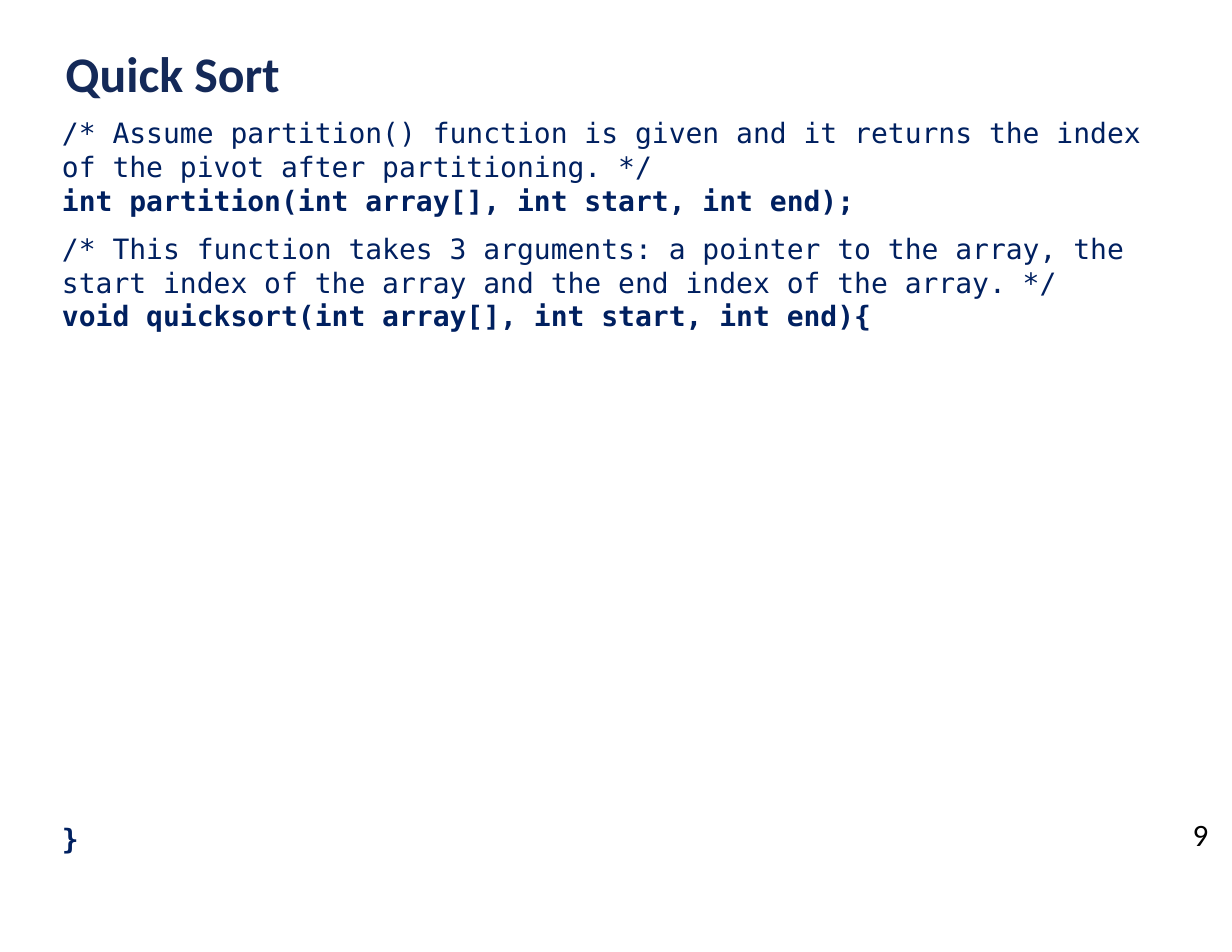
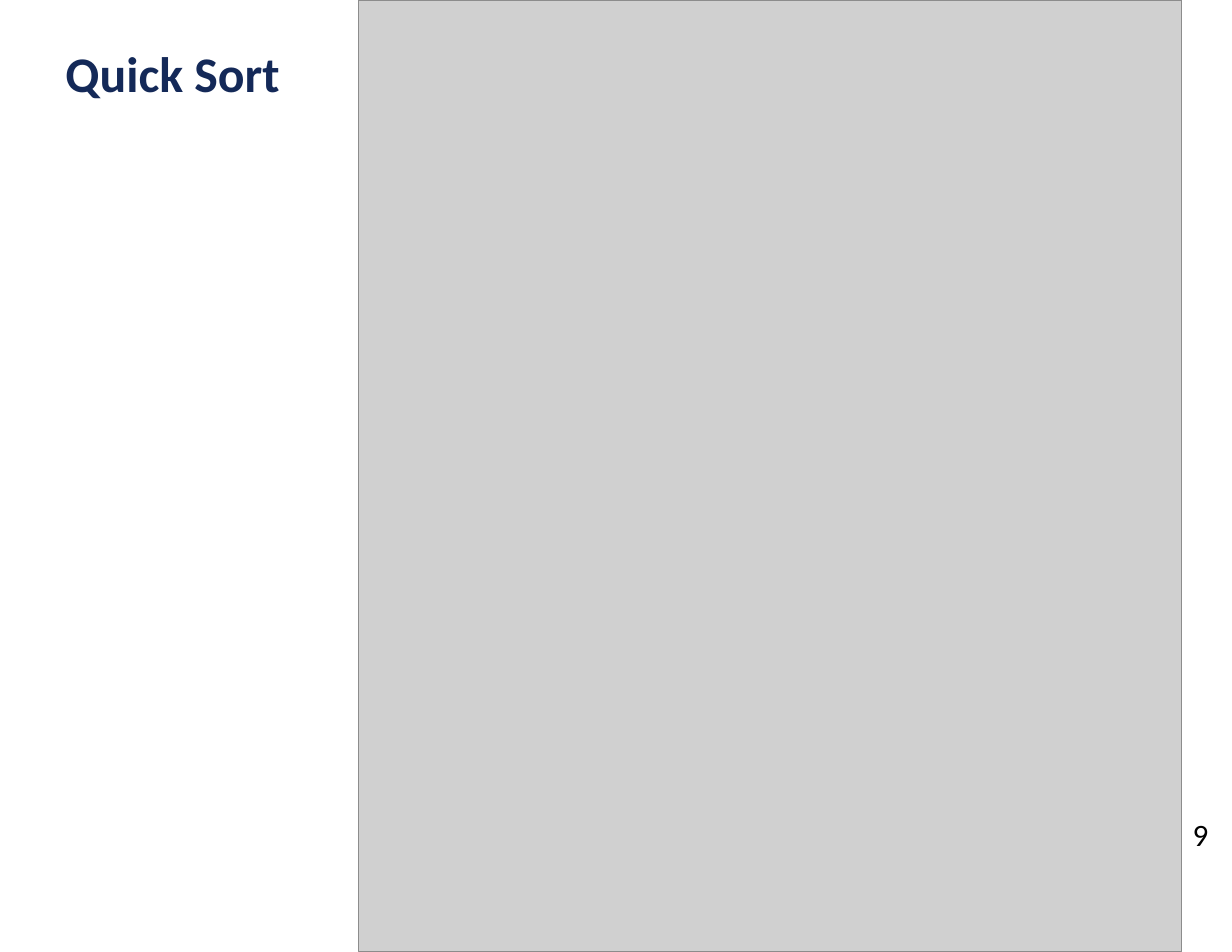
Before and after one commit to ubhowmik/ECE220, a slide deck: slide 23 of Lecture#14/Lecture_14_presentation.pptx (slide 18 before the commit). Drawn at 1232x952 pixels with LibreOffice and Linux fonts; fonts in the diff are those of the drawing; grey boxes stand for pictures; background and template pictures are left out. Boxes give left, top, right and bottom in pixels: in the first picture for what was removed or moved away, otherwise in the second. Text is boxed around its words. In the diff, an @@ line names an element or a change of style, - is before the commit and + after.

```diff
--- a/Lecture#14/Lecture_14_presentation.pptx
+++ b/Lecture#14/Lecture_14_presentation.pptx
@@ picture added at (358,0,1182,952) @@
@@ text removed at (62,121,1140,332) @@
-/* Assume partition() function is given and it returns the index of the pivot after partitioning. */
-int partition(int array[], int start, int end);
-/* This function takes 3 arguments: a pointer to the array, the start index of the array and the end index of the array. */
-void quicksort(int array[], int start, int end){
-}
```
Also in this commit, not shown: 5 slides added, 2 other files.
